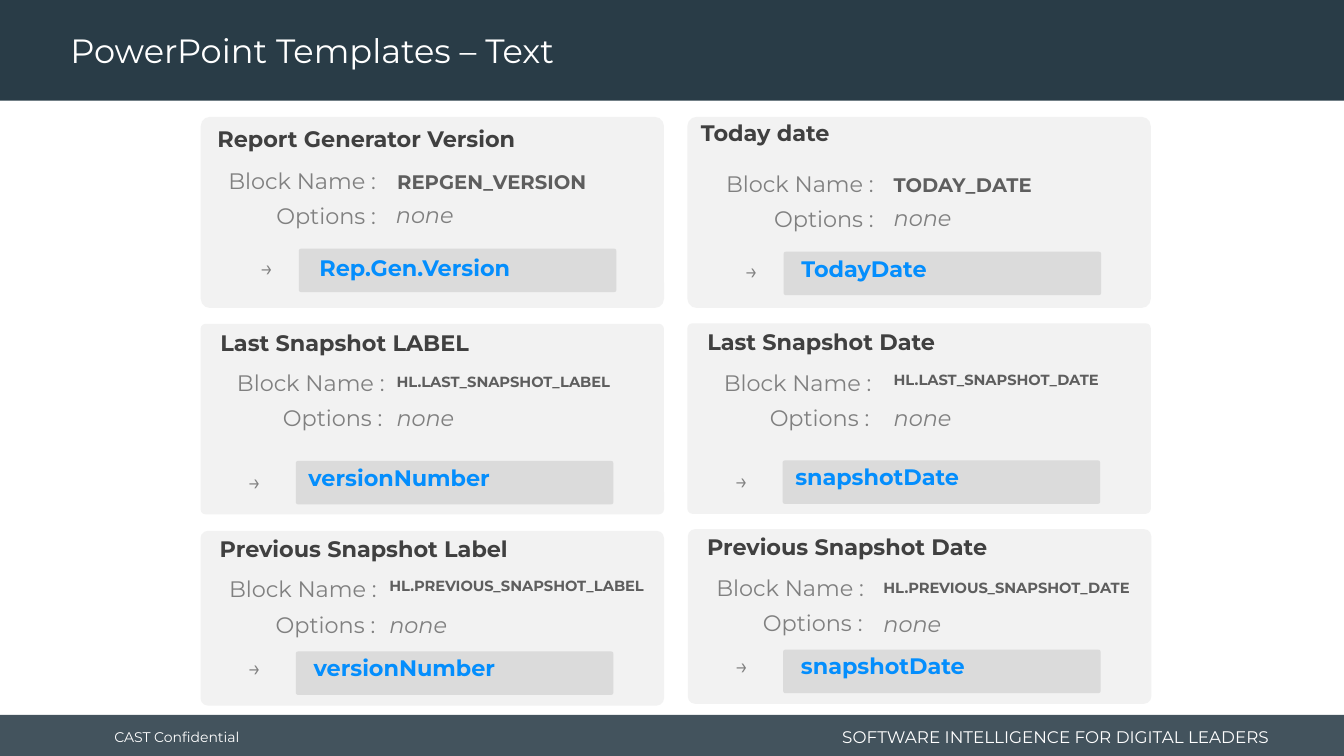
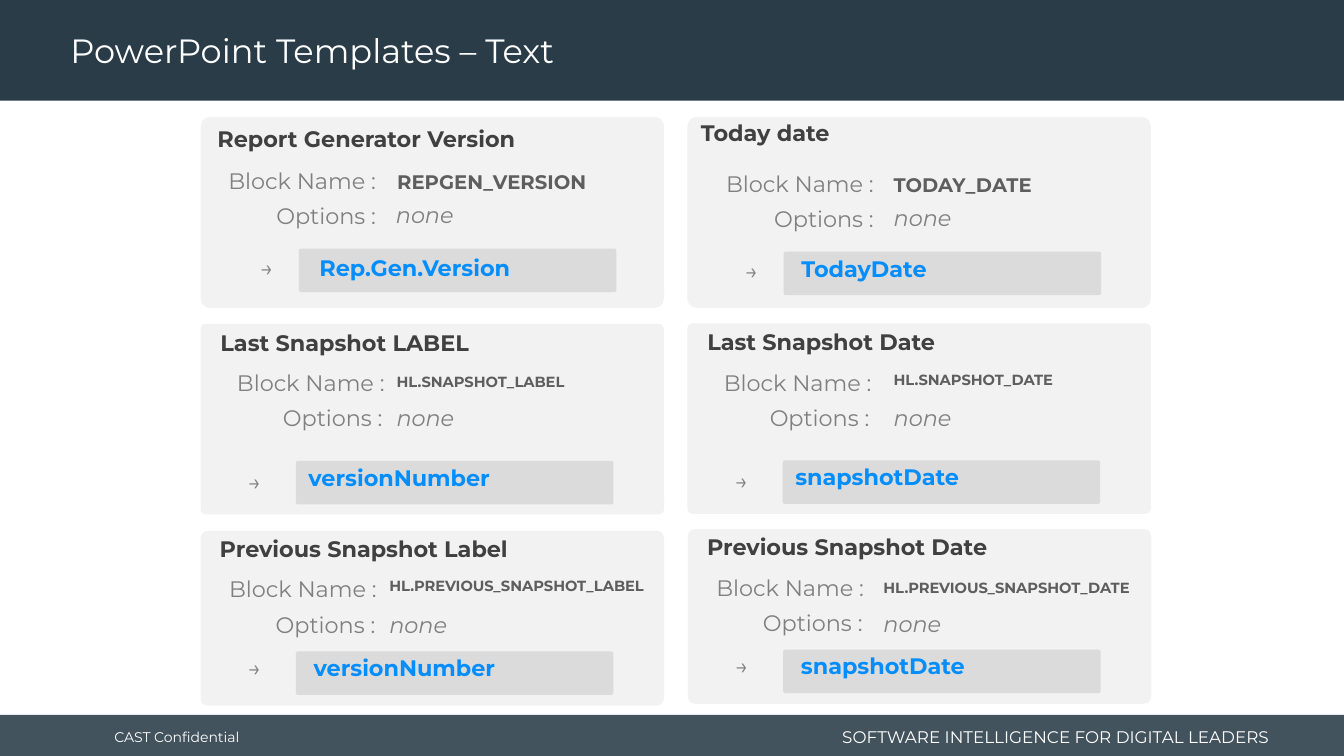
Before and after one commit to CAST-projects/CAST-ReportGenerator, a slide deck: slide 11 of CastReporting.Reporting.Core/Templates/Application/Component library/Highlight/1- Powerpoint-HL-components-library.pptx. Drawn at 1344x756 pixels with LibreOffice and Linux fonts; fonts in the diff are those of the drawing; background and template pictures are left out. Boxes give left, top, right and bottom in pixels: in the first picture for what was removed or moved away, otherwise in the second. Text is boxed around its words. In the diff, an @@ line names an element or a change of style, - is before the commit and + after.

```diff
--- a/CastReporting.Reporting.Core/Templates/Application/Component library/Highlight/1- Powerpoint-HL-components-library.pptx
+++ b/CastReporting.Reporting.Core/Templates/Application/Component library/Highlight/1- Powerpoint-HL-components-library.pptx
@@ text at bbox=[397, 376, 565, 389]: text changed @@
-HL.LAST_SNAPSHOT_LABEL
+HL.SNAPSHOT_LABEL
@@ text at bbox=[894, 374, 1053, 387]: text changed @@
-HL.LAST_SNAPSHOT_DATE
+HL.SNAPSHOT_DATE
```
Also in this commit, not shown: 1 other slide changed, 15 other files.
